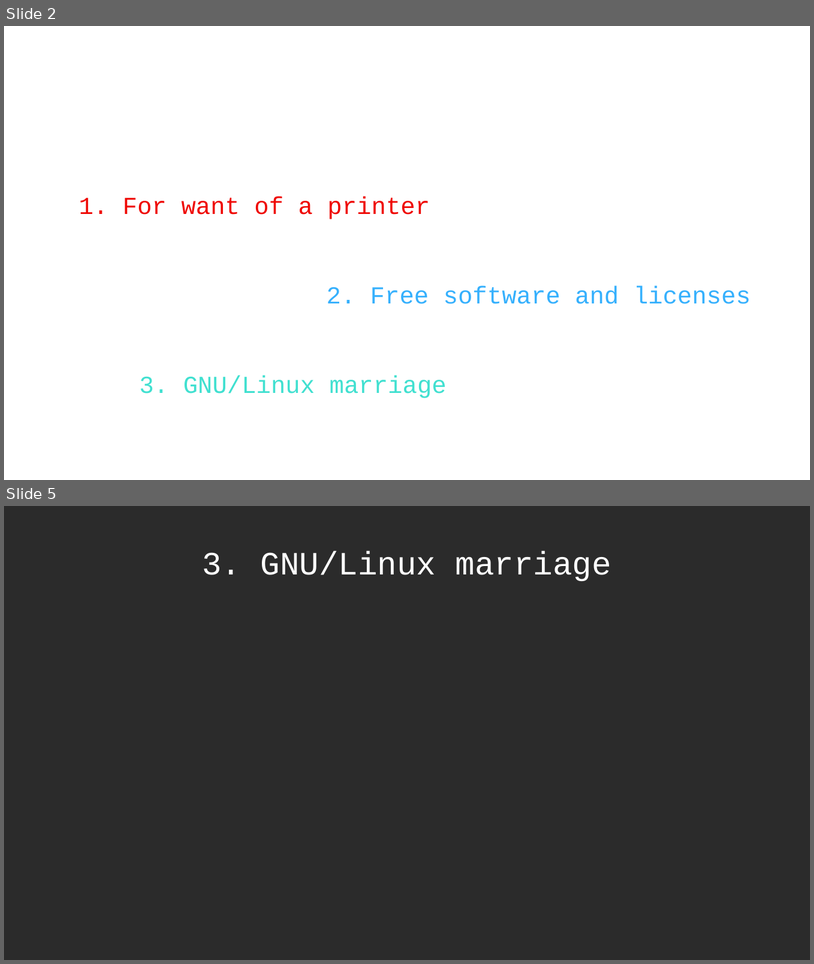
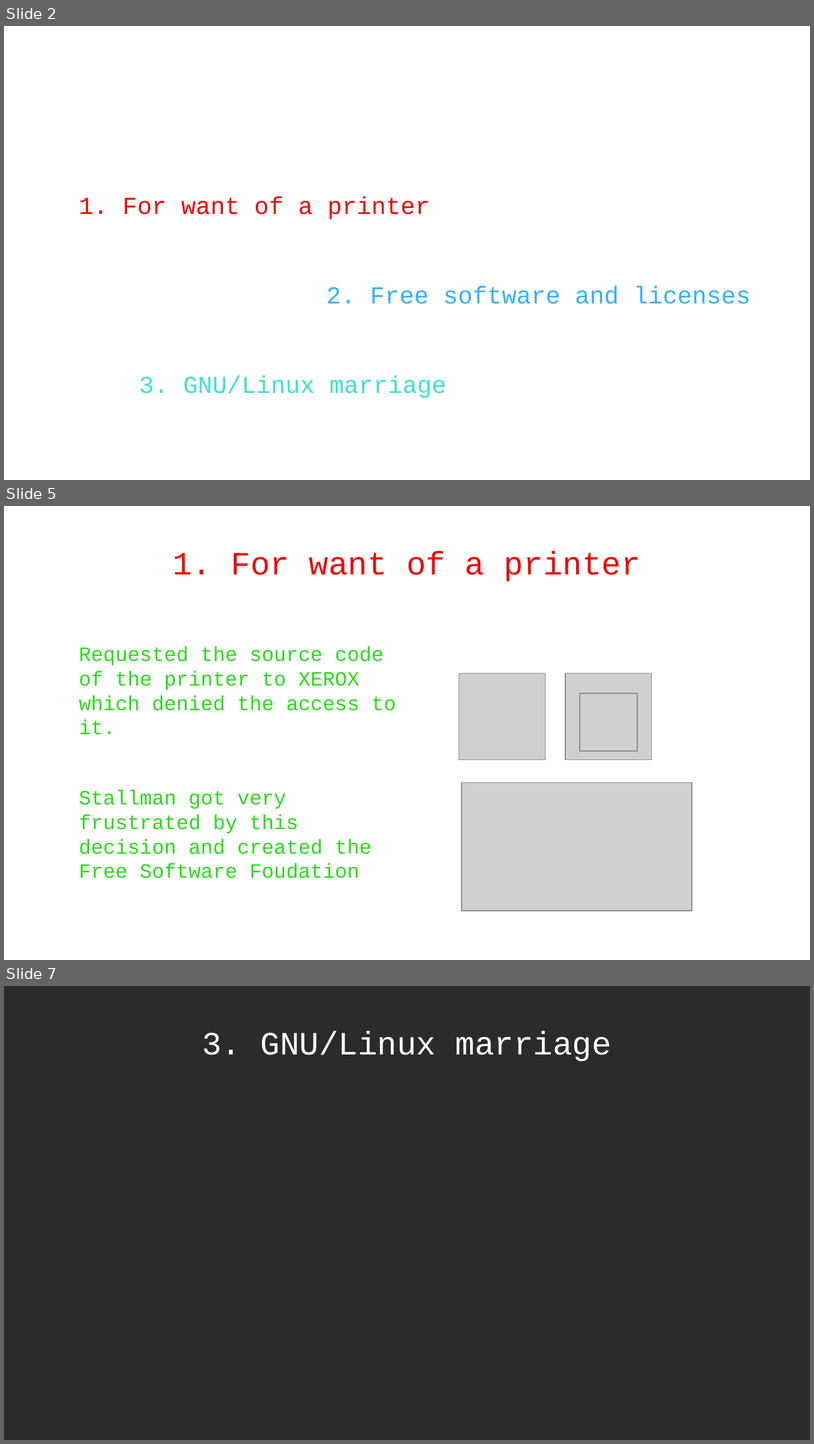
Before and after one commit to WAPEETY/open-source-presentation, a slide deck: open_source.odp. Shown one above the other, each under a label of ours: slides 2 and 5 before the commit, slides 2, 5 and 7 after it; the slides between them are not shown. The pictures are 814x964 and 814x1444 pixels, drawn with LibreOffice and Linux fonts; fonts in the diff are those of the drawing; grey boxes stand for pictures; background and template pictures are left out; a plain dark background stands for a picture behind light text. Boxes give left, top, right and bottom in pixels: in the first picture for what was removed or moved away, otherwise in the second. Text is boxed around its words. In the diff, an @@ line names an element or a change of style, - is before the commit and + after.

```diff
--- a/open_source.odp
+++ b/open_source.odp
@@ slide 5 added at bbox=[4, 506, 810, 960], background picture (left out) @@
@@ title added at bbox=[173, 552, 641, 582], 32 pt, text #EF0804 @@
+1. For want of a printer
@@ text added at bbox=[79, 646, 396, 878], 20 pt, text #27DD17 @@
+Requested the source code of the printer to XEROX which denied the access to it.
+Stallman got very frustrated by this decision and created the Free Software Foudation
@@ picture added at bbox=[459, 673, 546, 759] @@
@@ picture added at bbox=[566, 673, 653, 759] @@
@@ picture added at bbox=[580, 693, 638, 751] @@
@@ picture added at bbox=[462, 783, 693, 910] @@
@@ what was slide 5 is now slide 7 @@
```
Also in this commit, not shown: 1 slide changed, 2 other slides added, 1 slide removed, 2 other files.
